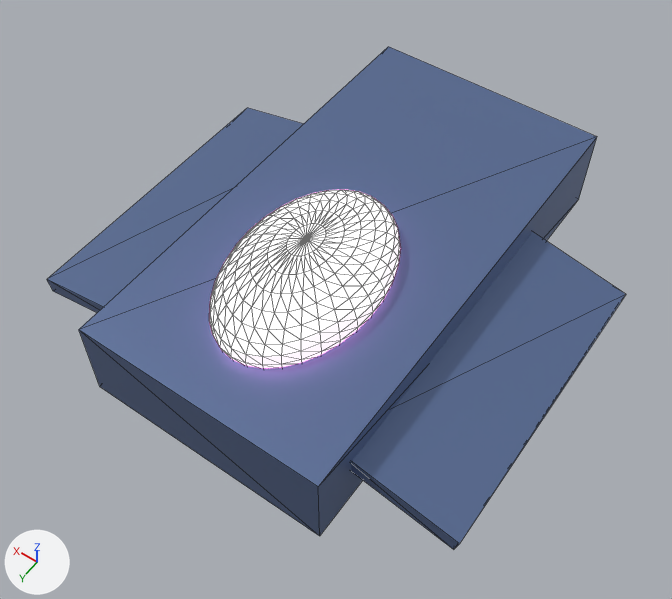
Renders of the glTF model public/game/models/warden_t2.glb from each side of a commit.
Both versions are drawn from a 50 mm lens placed at (-1.59, 2.42, 3.37), pointed at (-0.04, 0.24, -0.05). Arrows for +X, +Y and +Z are at lower left; the lights stay in place. Mesh edges are drawn as thin lines. Where no turn or scale is listed for an object, it has been applied to the vertices.
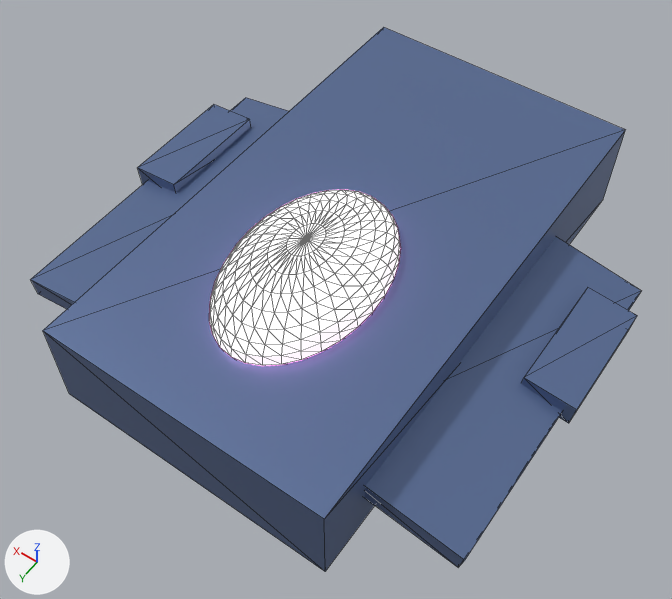
What changed in the scene script:
```text
Add me_cube_250:
    me_cube_250.from_pydata([(-0.119, -0.3, -0.071), (-0.13, -0.3, 0.049), (-0.119, 0.3, -0.071), (-0.13, 0.3, 0.049), (0.13, -0.3, -0.049), (0.119, -0.3, 0.071), (0.13, 0.3, -0.049), (0.119, 0.3, 0.071)], [], [(0, 1, 3), (0, 3, 2), (2, 3, 7), (2, 7, 6), (6, 7, 5), (6, 5, 4), (4, 5, 1), (4, 1, 0), (2, 6, 4), (2, 4, 0), (7, 3, 1), (7, 1, 5)])
    me_cube_250.materials.append(mat_hull_007)  # blue #6176a0
Add me_cube_249:
    me_cube_249.from_pydata([(-0.13, -0.3, -0.049), (-0.119, -0.3, 0.071), (-0.13, 0.3, -0.049), (-0.119, 0.3, 0.071), (0.119, -0.3, -0.071), (0.13, -0.3, 0.049), (0.119, 0.3, -0.071), (0.13, 0.3, 0.049)], [], [(0, 1, 3), (0, 3, 2), (2, 3, 7), (2, 7, 6), (6, 7, 5), (6, 5, 4), (4, 5, 1), (4, 1, 0), (2, 6, 4), (2, 4, 0), (7, 3, 1), (7, 1, 5)])
    me_cube_249.materials.append(mat_hull_007)  # blue #6176a0
Change ob_cube:
    ob_cube.scale: (1.24, 2.34, 0.44) -> (1.44, 2.54, 0.49)
Change ob_cube_001:
    ob_cube_001.rotation_euler: (0.0, 0.209, 0.0) -> (0.0, 0.175, 0.0)  # degrees (0, 12, 0) -> degrees (0, 10, 0)
    ob_cube_001.scale: (0.65, 1.5, 0.08) -> (0.75, 1.6, 0.1)
Change ob_cube_002:
    ob_cube_002.rotation_euler: (0.0, -0.209, 0.0) -> (0.0, -0.175, 0.0)  # degrees (0, -12, 0) -> degrees (0, -10, 0)
    ob_cube_002.scale: (0.65, 1.5, 0.08) -> (0.75, 1.6, 0.1)
Add ob_cube_006:
    ob_cube_006 = bpy.data.objects.new('Cube.006', me_cube_250)
    ob_cube_006.location = (-1.1, -0.1, 0.0)
Add ob_cube_005:
    ob_cube_005 = bpy.data.objects.new('Cube.005', me_cube_249)
    ob_cube_005.location = (1.1, -0.1, 0.0)
```

Pixel boxes [x1, y1, x2, y2] of what changed, in the pictures (672 x 599 px):
'Cube', rescaled (12% wider, 11% taller): before [79, 47, 597, 536]; after [43, 27, 625, 572]
'Cube.002', turned, rescaled: before [351, 232, 626, 550]; after [365, 237, 641, 568]
'Cube.001', turned, rescaled: before [47, 108, 303, 313]; after [30, 98, 289, 309]
'Cube.006', added (blue): after [521, 287, 637, 423]
'Cube.005', added (blue): after [137, 104, 251, 192]
